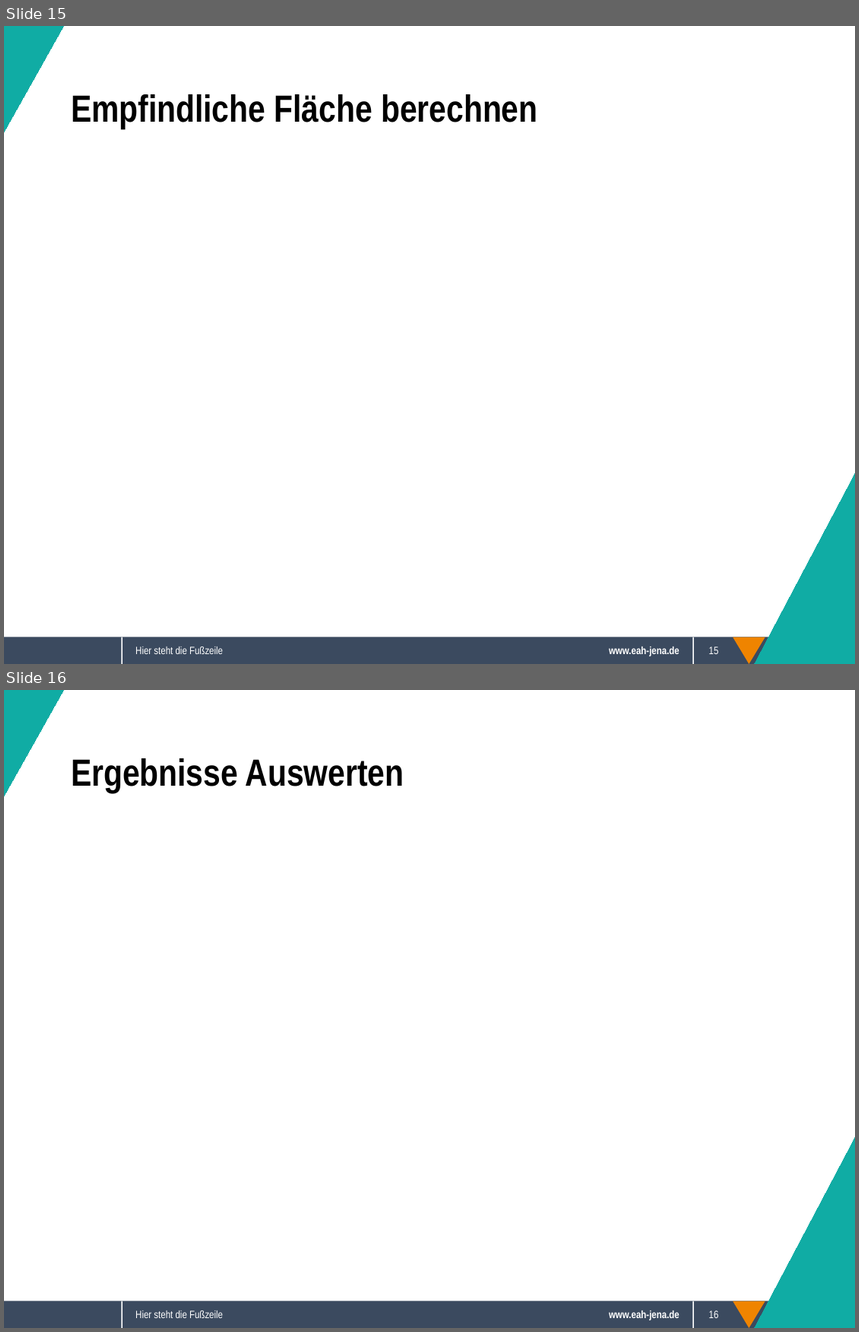
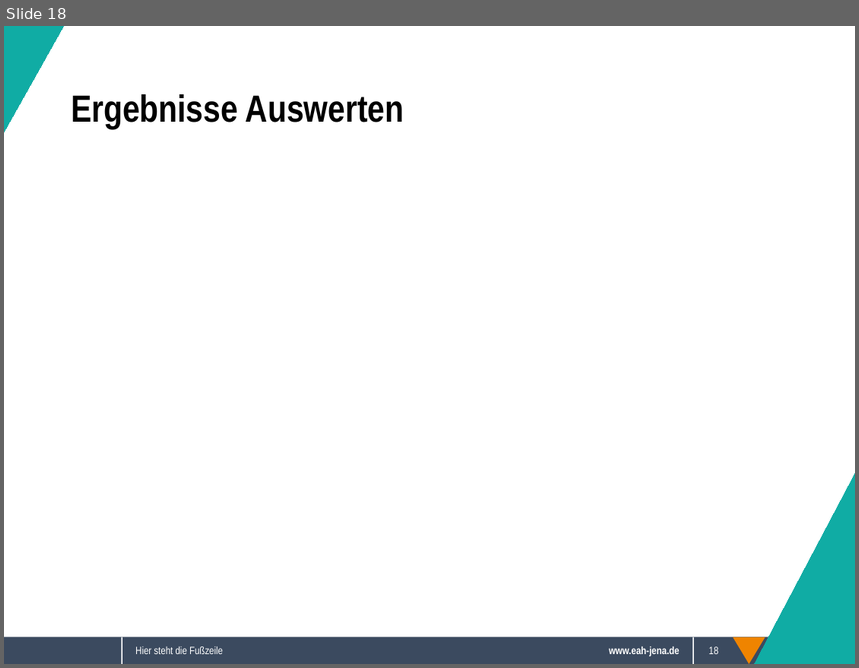
Before and after one commit to Sappy5053/Komplexpraktikum, a slide deck: Präsentation.odp. Shown one above the other, each under a label of ours: slides 15 and 16 before the commit, slide 18 after it. The pictures are 859x1332 and 859x668 pixels, drawn with LibreOffice and Linux fonts; fonts in the diff are those of the drawing; background and template pictures are left out. Boxes give left, top, right and bottom in pixels: in the first picture for what was removed or moved away, otherwise in the second. Text is boxed around its words. In the diff, an @@ line names an element or a change of style, - is before the commit and + after.

```diff
--- a/Präsentation.odp
+++ b/Präsentation.odp
@@ slide 15 removed at box(4, 26, 855, 664), background #FFFFFF; not listed: 5 template elements that a slide beside it also shows @@
@@ right triangle removed at box(4, 26, 63, 132) @@
@@ title removed at box(71, 94, 538, 129) @@
-Empfindliche Fläche berechnen
@@ right triangle removed at box(755, 474, 855, 664) @@
@@ text removed at box(135, 647, 223, 655) @@
-Hier steht die Fußzeile
@@ page number removed at box(709, 647, 719, 655) @@
-15
@@ what was slide 16 is now slide 18 @@
```
Also in this commit, not shown: 4 slides changed, 2 slides added, 1 other slide removed.
